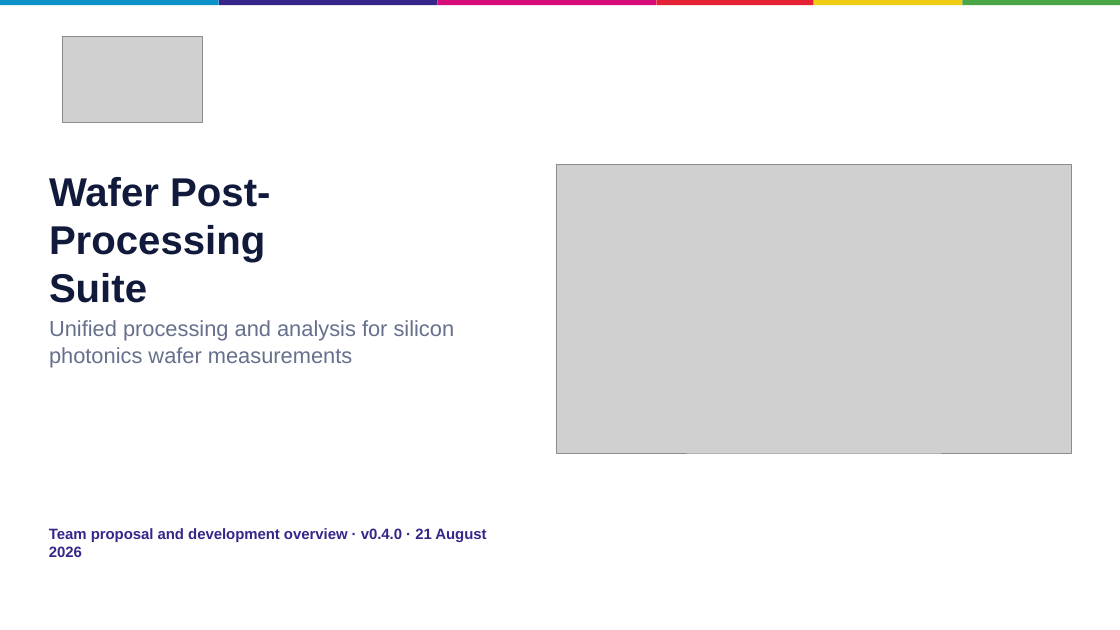
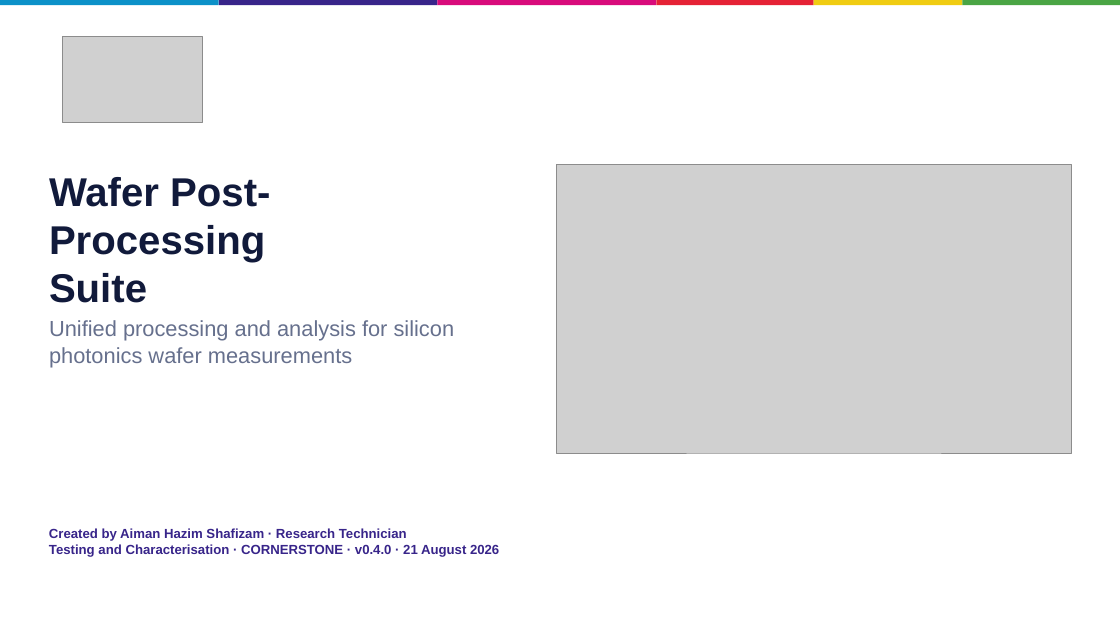
Before and after one commit to zimmxx/cs-testsuite, a slide deck: slide 1 of docs/CORNERSTONE_Wafer_Post-Processing_Suite_Overview_v0.4.0.pptx. Drawn at 1120x630 pixels with LibreOffice and Linux fonts; fonts in the diff are those of the drawing; grey boxes stand for pictures. Boxes give left, top, right and bottom in pixels: in the first picture for what was removed or moved away, otherwise in the second. Text is boxed around its words. In the diff, an @@ line names an element or a change of style, - is before the commit and + after.

```diff
--- a/docs/CORNERSTONE_Wafer_Post-Processing_Suite_Overview_v0.4.0.pptx
+++ b/docs/CORNERSTONE_Wafer_Post-Processing_Suite_Overview_v0.4.0.pptx
@@ text at [49, 528, 499, 557]: text changed; size 12.8 to 11.4 pt @@
-Team proposal and development overview · v0.4.0 · 21 August 2026
+Created by Aiman Hazim Shafizam · Research Technician
+Testing and Characterisation · CORNERSTONE · v0.4.0 · 21 August 2026
```
Also in this commit, not shown: 2 other slides changed, 5 other files.
